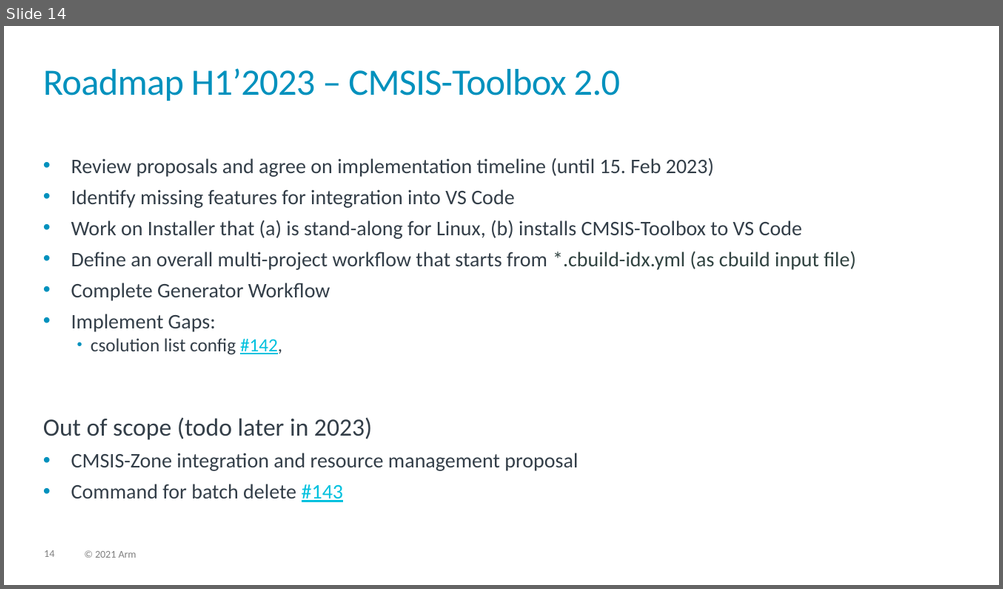
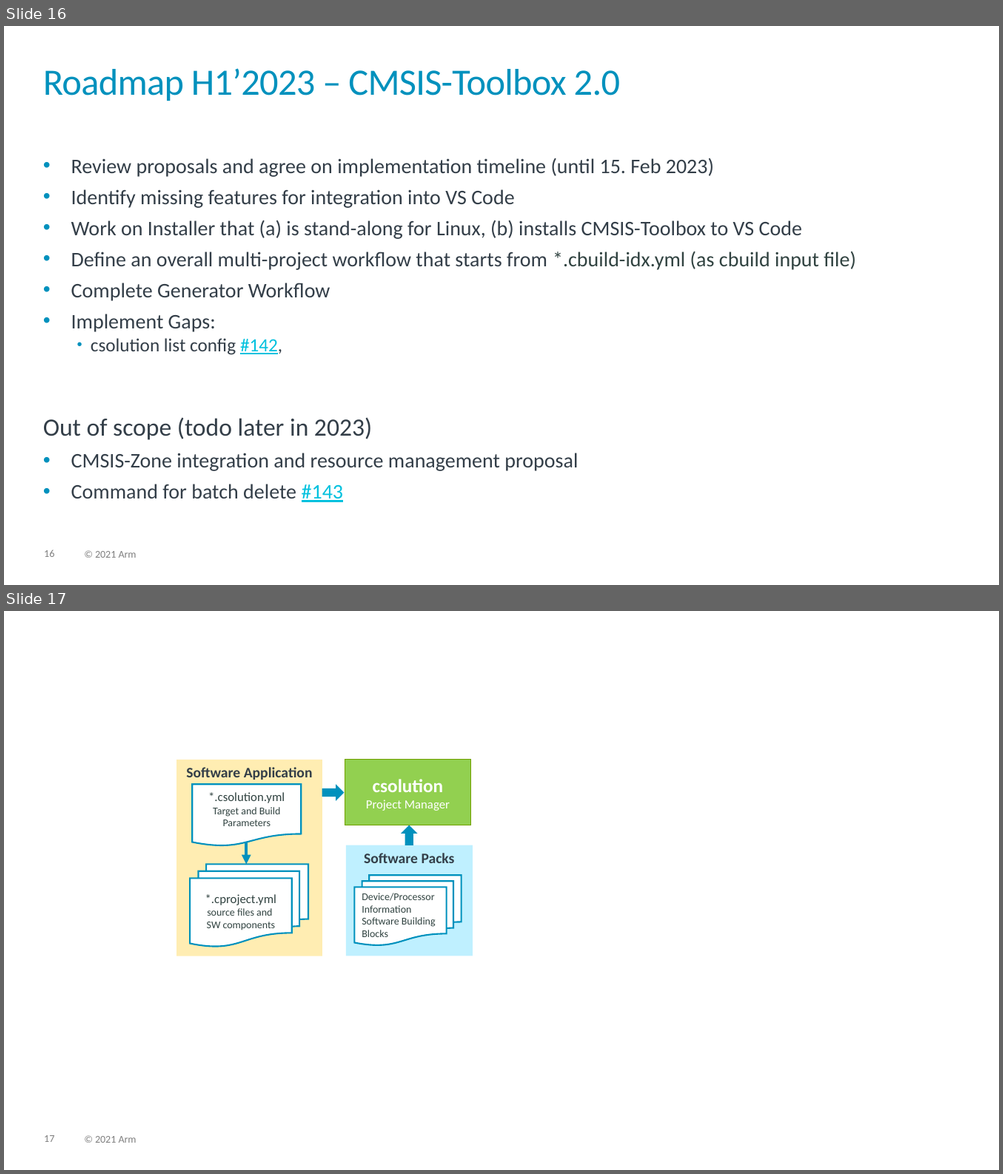
Before and after one commit to Open-CMSIS-Pack/devtools, a slide deck: tools/projmgr/docs/Manual/images/overview.pptx. Shown one above the other, each under a label of ours: slide 14 before the commit, slides 16 and 17 after it. The pictures are 1003x589 and 1003x1174 pixels, drawn with LibreOffice and Linux fonts; fonts in the diff are those of the drawing. Boxes give left, top, right and bottom in pixels: in the first picture for what was removed or moved away, otherwise in the second. Text is boxed around its words. In the diff, an @@ line names an element or a change of style, - is before the commit and + after.

```diff
--- a/tools/projmgr/docs/Manual/images/overview.pptx
+++ b/tools/projmgr/docs/Manual/images/overview.pptx
@@ slide 17 added at [4,611,999,1170], background #FFFFFF; not listed: 2 template elements that a slide beside it also shows @@
@@ rectangle added at [176,760,322,957], fill #FFDD66 at 50% opacity, 14 pt, text #333E48, bold @@
+Software Application
@@ rectangle added at [345,760,470,825], fill #92D050, outline #70A000 1 pt, 12 pt, text #FFFFFF @@
+csolution
+Project Manager
@@ flow chart document added at [192,784,301,846], fill #FFFFFF, outline #0091BD 1.5 pt, 10 pt, text #314341 @@
+*.csolution.yml
+Target and Build
+Parameters
@@ right arrow added at [322,784,344,800], fill #0091BD @@
@@ right arrow added at [401,826,418,846], fill #0091BD @@
@@ arrow added from (247, 842) to (247, 865), #0091BD 3 pt @@
@@ rectangle added at [346,846,472,957], fill #BFF0FF, 14 pt, text #333E48, bold @@
+Software Packs
@@ flow chart multidocument added at [190,865,308,948], fill #FFFFFF, outline #0091BD 1.5 pt, 10 pt, text #314341 @@
+*.cproject.yml
+source files and
+SW components
@@ flow chart multidocument added at [355,875,461,945], fill #FFFFFF, outline #0091BD 1.5 pt, 10 pt, text #314341 @@
+Device/Processor
+Information
+Software Building
+Blocks
@@ what was slide 14 is now slide 16 @@
@@ page number at [44,550,54,557]: text changed @@
-14
+16
```
Also in this commit, not shown: 2 slides changed, 2 other slides added, 10 other files.
